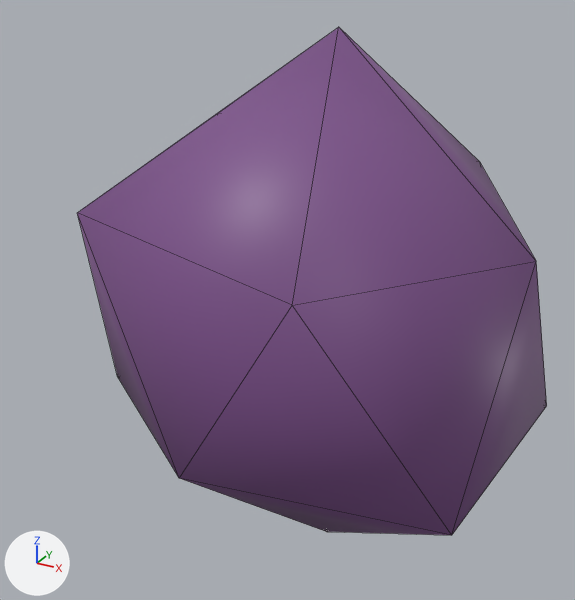
An edit to the glTF model assets/models/items/worm_food.glb, drawn before and after from the same camera.
Both versions are drawn from a 50 mm lens placed at (0.114, -0.241, 0.203), pointed at (-0.021, 0.005, 0.081). Lighting does not change. The marker at lower left points along +X, +Y and +Z. The older version comes first. Mesh edges are drawn as thin lines.

The first picture shows 'rotten_bait_v0'.
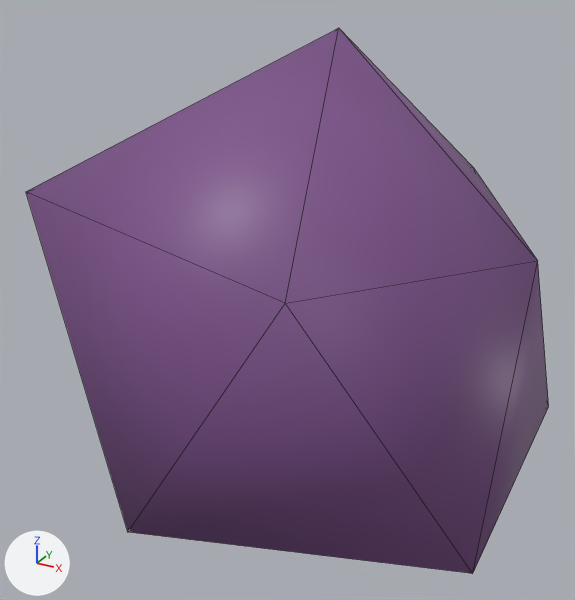
Boxes (x1, y1, x2, y2) around the edits, measured in the pictures (575 x 600 px):
'rotten_bait_v0', reshaped (11% wider, 7% taller)
    before: (77, 27, 547, 535)
    after: (26, 28, 549, 574)

The change in detail:
me_rotten_bait_v0 is used by ob_rotten_bait_v0; location (0.0, 0.0, 0.0).
me_rotten_bait_v0 had 12 vertices, 20 faces and spanned x -0.106..0.072, y -0.076..0.082, z -0.018..0.181.
me_rotten_bait_v0 now has 12 vertices, 20 faces and spans x -0.083..0.073, y -0.087..0.104, z -0.007..0.181.
Part 1, on me_rotten_bait_v0:
Vertex 0 of me_rotten_bait_v0 moves from (0.0, 0.0, -0.018) at pixel (326, 531) to (0.0, 0.0, -0.007).
Vertex 1 of me_rotten_bait_v0 moves from (0.064, -0.047, 0.04) at pixel (451, 535) to (0.073, -0.053, 0.035) at pixel (472, 573).
Vertex 2 of me_rotten_bait_v0 moves from (-0.022, -0.068, 0.044) at pixel (179, 478) to (-0.028, -0.087, 0.034) at pixel (127, 532).
Vertex 3 of me_rotten_bait_v0 moves from (-0.106, 0.0, 0.027) at pixel (117, 376) to (-0.068, 0.0, 0.046).
Vertex 4 of me_rotten_bait_v0 moves from (-0.026, 0.079, 0.038) to (-0.034, 0.104, 0.025).
Vertex 5 of me_rotten_bait_v0 moves from (0.072, 0.052, 0.036) at pixel (546, 405) to (0.072, 0.053, 0.035) at pixel (548, 406).
Vertex 6 of me_rotten_bait_v0 moves from (0.025, -0.076, 0.12) at pixel (292, 305) to (0.028, -0.085, 0.125) at pixel (285, 303).
Vertex 7 of me_rotten_bait_v0 moves from (-0.07, -0.051, 0.123) at pixel (77, 212) to (-0.083, -0.06, 0.131) at pixel (25, 191).
Vertex 8 of me_rotten_bait_v0 moves from (-0.09, 0.066, 0.136) at pixel (218, 112) to (-0.08, 0.058, 0.13).
Vertex 9 of me_rotten_bait_v0 moves from (0.027, 0.082, 0.123) at pixel (479, 161) to (0.026, 0.079, 0.121) at pixel (473, 167).
